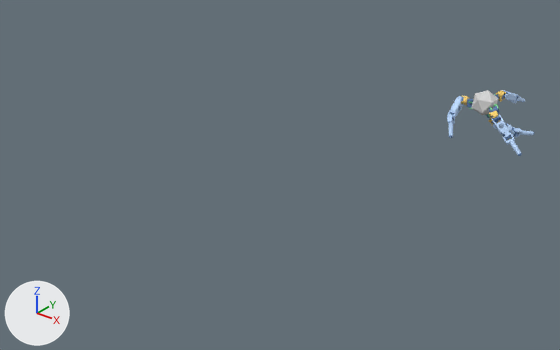
Two versions of the glTF model models/g0_3333_1_fab.glb, one commit apart.
Rendered twice from a 50 mm lens placed at (-3.5, -3.58, 1.8), pointed at (-5.77, -0.75, 0.04). The lights are fixed; the arrows at lower left show +X, +Y and +Z. The picture after the commit comes second. Both versions are drawn at frame 354 of the action 'flat'; the numbers are the values there.

Names of what the first picture shows: 'geom_0' and 12 more.
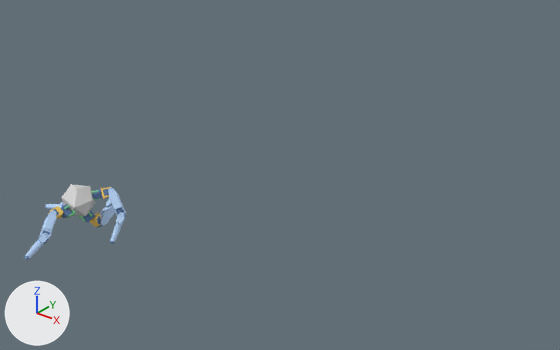
Not drawn themselves, but carrying or shaping drawn objects: ob_body, ob_leg_0, ob_seg_0_1, ob_seg_0_2, ob_leg_1, ob_seg_1_1, ob_seg_1_2, ob_leg_2, ob_seg_2_1, ob_seg_2_2, ob_leg_3, ob_seg_3_1, ob_seg_3_2.

Pixel boxes [x1, y1, x2, y2] of what changed, in the pictures (560 x 350 px):
'geom_0', moved, turned
    before: [472, 90, 499, 115]
    after: [61, 184, 95, 216]
'geom_link_vis_0_1', moved, turned
    before: [448, 96, 463, 119]
    after: [39, 210, 56, 241]
'geom_link_vis_1_1', moved, turned
    before: [491, 115, 510, 137]
    after: [108, 188, 126, 217]
'geom_link_vis_0_2', moved, turned
    before: [447, 114, 455, 138]
    after: [24, 233, 49, 260]
'geom_link_vis_1_2', moved, turned
    before: [502, 133, 522, 156]
    after: [110, 212, 125, 243]
'geom_link_vis_3_1', moved, turned
    before: [493, 120, 515, 135]
    after: [100, 205, 114, 226]
'geom_link_vis_3_2', moved, turned
    before: [514, 128, 534, 138]
    after: [106, 199, 115, 213]
'geom_link_vis_2_2', moved, turned
    before: [509, 93, 525, 103]
    after: [45, 202, 63, 209]
'geom_motor_vis_0_0', moved, turned
    before: [467, 98, 474, 108]
    after: [61, 205, 72, 218]
'geom_link_vis_0_0', moved, turned
    before: [461, 96, 469, 106]
    after: [48, 206, 64, 219]
'geom_motor_vis_1_0', moved, turned
    before: [489, 106, 499, 113]
    after: [93, 189, 103, 199]
'geom_link_vis_3_0', moved
    before: [488, 118, 500, 126]
    after: [90, 212, 102, 227]
'geom_link_vis_1_0', moved, turned
    before: [489, 111, 498, 119]
    after: [100, 187, 111, 199]
'geom_link_vis_2_1', moved, turned (not visible afterwards)
    before: [501, 90, 517, 102]
'geom_motor_vis_3_0', moved, turned (not visible before)
    after: [82, 210, 95, 223]
'geom_motor_vis_1_1', moved, turned
    before: [491, 116, 500, 123]
    after: [103, 187, 114, 196]
'geom_motor_vis_1_2', moved, turned
    before: [501, 133, 512, 140]
    after: [116, 207, 126, 217]
'geom_link_vis_2_0', moved, turned (not visible afterwards)
    before: [496, 91, 506, 102]
'geom_rootmount_0', moved, turned (not visible before)
    after: [64, 205, 76, 218]
'geom_rootmount_1', moved, turned
    before: [489, 104, 499, 110]
    after: [91, 190, 100, 200]
'geom_rootmount_3', moved, turned (not visible before)
    after: [77, 212, 93, 221]
'geom_motor_vis_0_2', moved, turned
    before: [449, 112, 454, 120]
    after: [42, 231, 50, 243]
'geom_motor_vis_3_1', moved (not visible before)
    after: [97, 216, 102, 227]
'geom_motor_vis_0_1', moved, turned (not visible before)
    after: [47, 209, 59, 216]
'geom_foot_vis_0', moved, turned (not visible before)
    after: [24, 255, 29, 260]
'geom_motor_vis_2_1', moved, turned (not visible afterwards)
    before: [502, 93, 507, 99]

What the commit changed:
Object 'body' (ob_body) moves from (-5.221, -0.205, 0.479) to (-6.135, -0.173, -1.732).
Object 'body' (ob_body) turns from (30, -163, -57) to (133, 31, 70) degrees about x, y and z.
Object 'leg_0' (ob_leg_0) moves from (-5.284, -0.2, 0.477) to (-6.132, -0.169, -1.795).
Object 'leg_0' (ob_leg_0) turns from (2.4, 52, -93) to (95, 1, -51) degrees about x, y and z.
Object 'seg_0_1' (ob_seg_0_1) moves from (-5.373, -0.192, 0.475) to (-6.127, -0.163, -1.884).
Object 'seg_0_1' (ob_seg_0_1) turns from (79, 52, -93) to (131, 0.9, -51) degrees about x, y and z.
Object 'seg_0_2' (ob_seg_0_2) moves from (-5.39, -0.0983, 0.402) to (-6.068, -0.113, -1.975).
Object 'seg_0_2' (ob_seg_0_2) turns from (111, 52, -93) to (111, 1, -51) degrees about x, y and z.
Object 'leg_1' (ob_leg_1) moves from (-5.171, -0.187, 0.443) to (-6.096, -0.185, -1.683).
Object 'leg_1' (ob_leg_1) turns from (135, -39, -39) to (-74, -37, 138) degrees about x, y and z.
Object 'seg_1_1' (ob_seg_1_1) moves from (-5.101, -0.163, 0.394) to (-6.042, -0.201, -1.615).
Object 'seg_1_1' (ob_seg_1_1) turns from (167, -39, -39) to (8.4, -37, 138) degrees about x, y and z.
Object 'seg_1_2' (ob_seg_1_2) moves from (-5.015, -0.082, 0.373) to (-5.971, -0.106, -1.629).
Object 'seg_1_2' (ob_seg_1_2) turns from (158, -39, -39) to (50, -37, 138) degrees about x, y and z.
Object 'leg_2' (ob_leg_2) moves from (-5.202, -0.215, 0.538) to (-6.186, -0.142, -1.712).
Object 'leg_2' (ob_leg_2) turns from (78, -164, 8.9) to (-28, 46, -143) degrees about x, y and z.
Object 'seg_2_1' (ob_seg_2_1) moves from (-5.176, -0.229, 0.622) to (-6.258, -0.097, -1.683).
Object 'seg_2_1' (ob_seg_2_1) turns from (-70, -16, -171) to (-23, 46, -143) degrees about x, y and z.
Object 'seg_2_2' (ob_seg_2_2) moves from (-5.152, -0.183, 0.73) to (-6.351, -0.0288, -1.651).
Object 'seg_2_2' (ob_seg_2_2) turns from (-105, -20, -75) to (21, -40, -113) degrees about x, y and z.
Object 'leg_3' (ob_leg_3) moves from (-5.196, -0.151, 0.502) to (-6.117, -0.118, -1.706).
Object 'seg_3_1' (ob_seg_3_1) moves from (-5.161, -0.0764, 0.535) to (-6.091, -0.0413, -1.67).
Object 'seg_3_1' (ob_seg_3_1) turns from (66, -112, 50) to (71, 166, -25) degrees about x, y and z.
Object 'seg_3_2' (ob_seg_3_2) moves from (-5.058, -0.0311, 0.577) to (-6.134, -0.0658, -1.561).
Object 'seg_3_2' (ob_seg_3_2) turns from (-127, 9.1, -63) to (-45, 19, -110) degrees about x, y and z.
